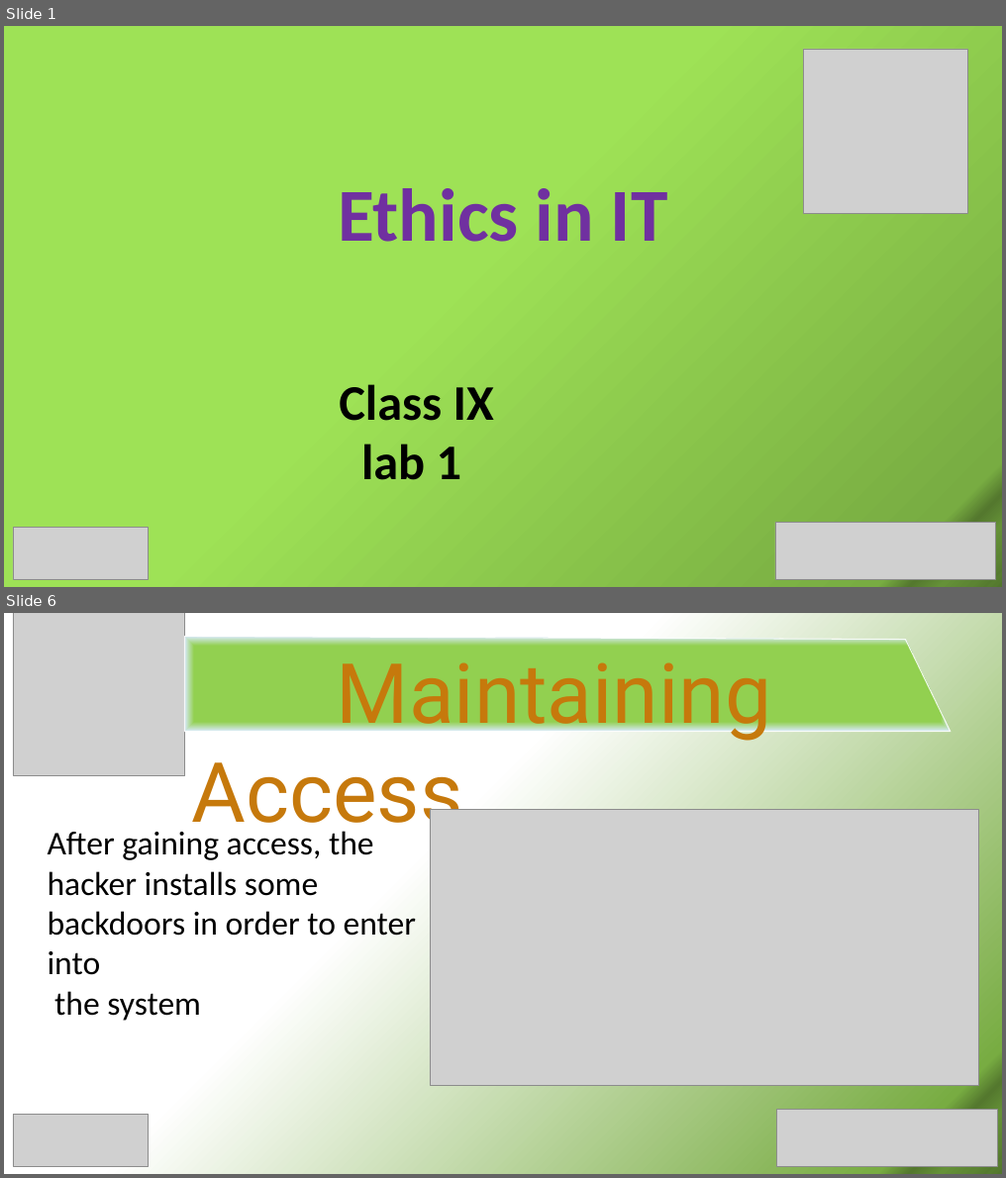
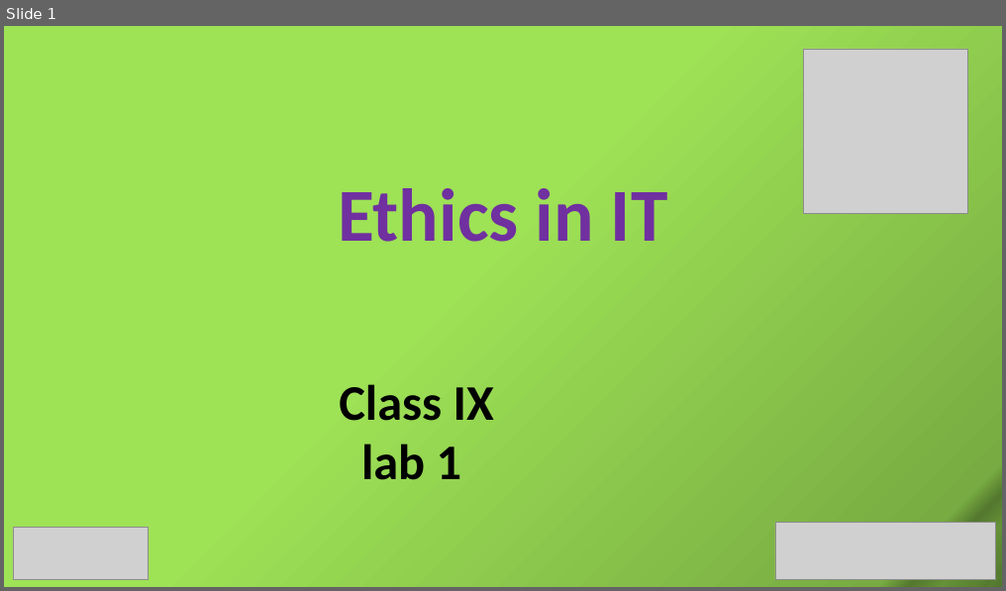
Before and after one commit to SabitDeepto/IIDP, a slide deck: class 10/1.Ethics in IT/2. Presentation/Ethics 1.pptx. Shown one above the other, each under a label of ours: slides 1 and 6 before the commit, slide 1 after it; the slides between them are not shown. The pictures are 1006x1178 and 1006x591 pixels, drawn with LibreOffice and Linux fonts; fonts in the diff are those of the drawing; grey boxes stand for pictures. Boxes give left, top, right and bottom in pixels: in the first picture for what was removed or moved away, otherwise in the second. Text is boxed around its words. In the diff, an @@ line names an element or a change of style, - is before the commit and + after.

```diff
--- a/class 10/1.Ethics in IT/2. Presentation/Ethics 1.pptx
+++ b/class 10/1.Ethics in IT/2. Presentation/Ethics 1.pptx
@@ slide 6 removed at (4,613,1002,1174), background gradient #FFFFFF to #78AC42 to #54782E to #659138 to #5C8433 to #557A2F to #577D30 to #52762D @@
@@ picture removed at (13,613,184,775) @@
@@ freeform shape removed at (184,636,950,731) @@
@@ text removed at (192,663,771,843) @@
-Maintaining Access
@@ picture removed at (430,810,979,1085) @@
@@ text removed at (48,831,416,1021) @@
-After gaining access, the hacker installs some backdoors in order to enter into
-the system
@@ picture removed at (13,1115,148,1166) @@
@@ picture removed at (776,1109,997,1167) @@
```
Also in this commit, not shown: 1 slide changed, 6 slides added, 4 other slides removed, 5 other files.
